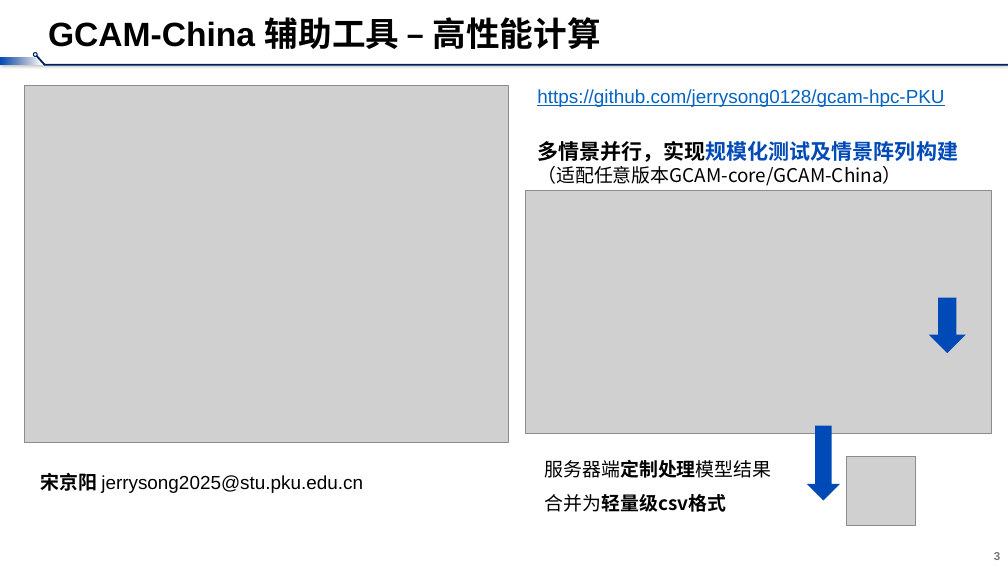
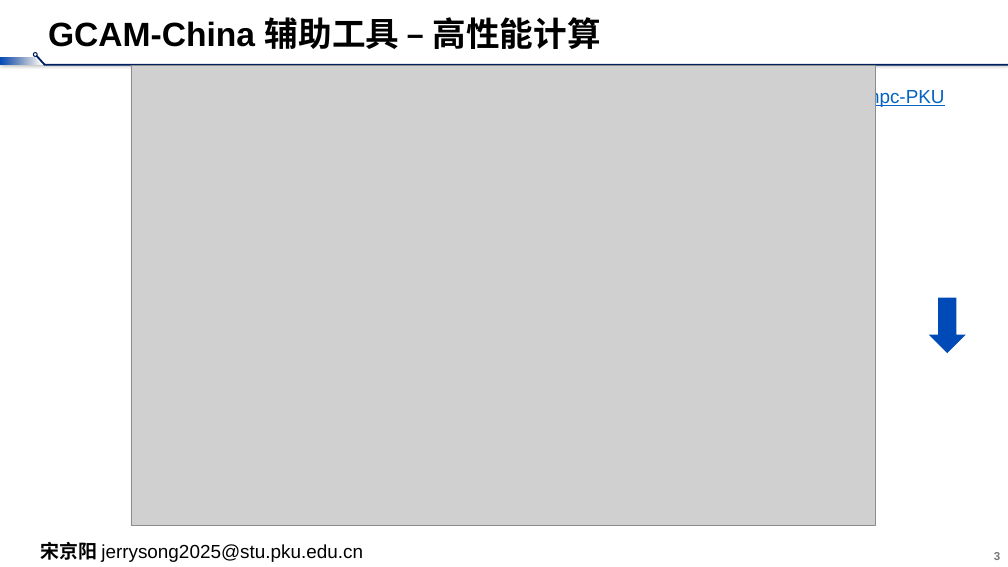
Before and after one commit to jerrysong0128/gcam-hpc-PKU, a slide deck: slide 3 of asset/tutorial/gcam-hpc-tutorial.pptx. Drawn at 1008x567 pixels with LibreOffice and Linux fonts; fonts in the diff are those of the drawing; grey boxes stand for pictures. Boxes give left, top, right and bottom in pixels: in the first picture for what was removed or moved away, otherwise in the second. Text is boxed around its words. In the diff, an @@ line names an element or a change of style, - is before the commit and + after.

```diff
--- a/asset/tutorial/gcam-hpc-tutorial.pptx
+++ b/asset/tutorial/gcam-hpc-tutorial.pptx
@@ picture: place and size @@
-picture at (24,85,508,443)
+picture at (131,66,875,526)
@@ text removed at (537,141,958,186) @@
-多情景并行，实现规模化测试及情景阵列构建
-（适配任意版本GCAM-core/GCAM-China）
@@ picture removed at (526,191,991,433) @@
@@ right arrow removed at (807,426,841,501) @@
@@ text removed at (545,460,772,512) @@
-服务器端定制处理模型结果
-合并为轻量级csv格式
@@ picture removed at (846,456,916,526) @@
@@ text "宋京阳 jerrysong2025@stu.pku.edu.cn": place and size @@
-text "宋京阳 jerrysong2025@stu.pku.edu.cn" at (40,473,363,493)
+text "宋京阳 jerrysong2025@stu.pku.edu.cn" at (40,542,363,562)
```
Also in this commit, not shown: 10 other slides changed.
